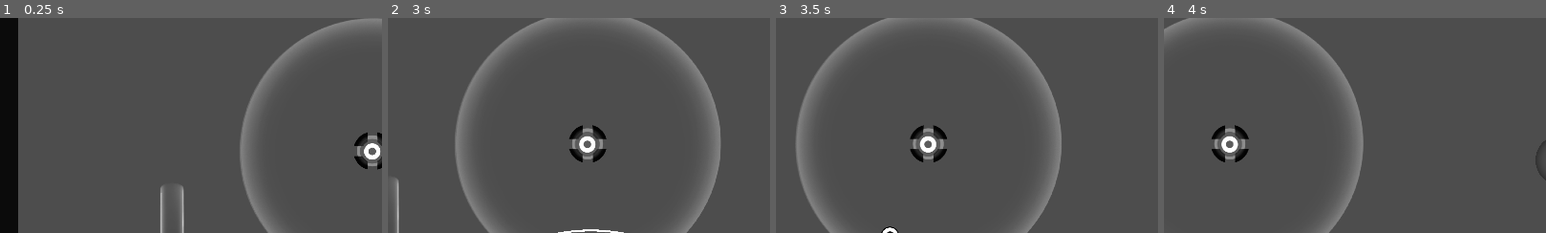
Above: before the commit, frames 1-4 (left to right).
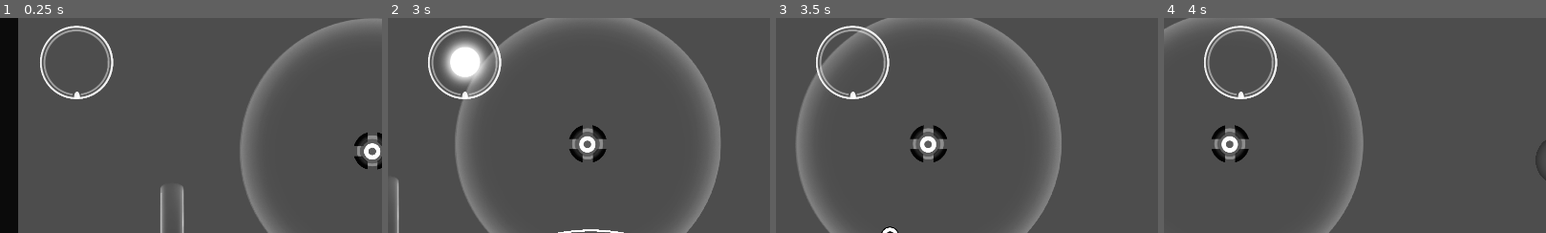
Above: after the commit, the same moments.

Repository: Lukko-Digital/upwell
Game: Godot game, scene res://src/levels/sandbox.tscn
Same seed, same stepped clock (60 frames per second), same inputs: the game is played once before the commit and once after it.
Inputs (mouse positions are % of the whole screen's width and height, from its top left):
- Up to frame 1 (0.25 s): no input
- Up to frame 2 (3 s): move the mouse to (72, 45) at 0.52 s; hold E (interact) 0.53-1.28 s; hold D (right) 0.53-2.03 s; click (72, 45) at 0.67 s; tap Space (jump) at 0.77, 1.52 s; move the mouse to (30, 55) at 1.27 s; tap Shift (orbit) at 1.35 s; move the mouse to (60, 28) at 2.02 s; press the mouse at (60, 28) at 2.03 s; hold A (left) 2.03-2.78 s; move the mouse to (45, 70) at 2.77 s; release the mouse at (45, 70) at 2.78 s; hold D (right) from 2.78 s (still down); tap E (interact) at 2.85 s; click (45, 70) at 2.92 s
- Up to frame 3 (3.5 s): keep holding D (right); tap Space (jump) at 3.02 s
- Up to frame 4 (4 s): keep holding D (right); move the mouse to (80, 65) at 3.52 s; hold Shift (orbit) from 3.53 s (still down); tap Space (jump) at 3.77 s
The pictures show only the part of the screen within x 0-50%, y 8-58%; the shares and areas given below are measured in that part.

The runs differ from the first frame. In frame 1, 1.3% of the frame differs, in the area x 10-30%, y 3-38%; in frame 2, 3.4%; in frame 3, 1.3%; in frame 4, 1.3%.

Commit message:
show owned clickers

Diff:
--- /dev/null
+++ b/src/player/clicker_ui.gd
@@ -0,0 +1,17 @@
+extends CanvasLayer
+class_name ClickerUI
+
+@export var player: Player
+@export var clickers_sprite: AnimatedSprite2D
+
+func _process(_delta: float) -> void:
+	match player.clicker_inventory.size():
+		0:
+			clickers_sprite.hide()
+		1:
+			clickers_sprite.show()
+			clickers_sprite.play("1")
+		2:
+			clickers_sprite.play("2")
+		3:
+			clickers_sprite.play("3")
--- /dev/null
+++ b/src/player/clicker_ui.tscn
@@ -0,0 +1,51 @@
+[gd_scene load_steps=7 format=3 uid="uid://b3xmpb6et0p0g"]
+
+[ext_resource type="Script" path="res://src/player/clicker_ui.gd" id="1_bax8t"]
+[ext_resource type="Texture2D" uid="uid://ccc201315ps2p" path="res://assets/mvp3_assets/reactor_base_two.png" id="2_bwvy2"]
+[ext_resource type="Texture2D" uid="uid://dcth1nh1t8nc4" path="res://assets/mvp3_assets/reactor_content_three.png" id="3_u1cnc"]
+[ext_resource type="Texture2D" uid="uid://dv68v7o8ukdhg" path="res://assets/mvp3_assets/reactor_content_one.png" id="3_uhghd"]
+[ext_resource type="Texture2D" uid="uid://bykhr4w3cgete" path="res://assets/mvp3_assets/reactor_content_two.png" id="4_q1f7n"]
+
+[sub_resource type="SpriteFrames" id="SpriteFrames_uprhc"]
+animations = [{
+"frames": [{
+"duration": 1.0,
+"texture": ExtResource("3_uhghd")
+}],
+"loop": true,
+"name": &"1",
+"speed": 5.0
+}, {
+"frames": [{
+"duration": 1.0,
+"texture": ExtResource("4_q1f7n")
+}],
+"loop": true,
+"name": &"2",
+"speed": 5.0
+}, {
+"frames": [{
+"duration": 1.0,
+"texture": ExtResource("3_u1cnc")
+}],
+"loop": true,
+"name": &"3",
+"speed": 5.0
+}]
+
+[node name="ClickerUi" type="CanvasLayer" node_paths=PackedStringArray("clickers_sprite")]
+script = ExtResource("1_bax8t")
+clickers_sprite = NodePath("TextureRect/ClickersSprite")
+
+[node name="TextureRect" type="TextureRect" parent="."]
+offset_left = 100.0
+offset_top = 101.0
+offset_right = 716.0
+offset_bottom = 717.0
+scale = Vector2(0.3, 0.3)
+texture = ExtResource("2_bwvy2")
+
+[node name="ClickersSprite" type="AnimatedSprite2D" parent="TextureRect"]
+position = Vector2(320, 294)
+sprite_frames = SubResource("SpriteFrames_uprhc")
+animation = &"2"
--- a/src/player/player.tscn
+++ b/src/player/player.tscn
@@ -1,10 +1,11 @@
-[gd_scene load_steps=7 format=3 uid="uid://tfy83b2uc6hh"]
+[gd_scene load_steps=8 format=3 uid="uid://tfy83b2uc6hh"]
 
 [ext_resource type="Script" path="res://src/player/player.gd" id="1_lbj7m"]
 [ext_resource type="PackedScene" uid="uid://br8qm13yce4pr" path="res://src/dialogue/dialogue_ui.tscn" id="2_cft6f"]
 [ext_resource type="Texture2D" uid="uid://dw7s1u2h3q230" path="res://assets/mvp2_assets/player.png" id="3_u0vu5"]
 [ext_resource type="PackedScene" uid="uid://d1ev75jm17q8w" path="res://src/clicker/clicker_sprite.tscn" id="4_wfmfs"]
 [ext_resource type="Script" path="res://src/abstract_base_classes/gravitized_component.gd" id="4_wg5r1"]
+[ext_resource type="PackedScene" uid="uid://b3xmpb6et0p0g" path="res://src/player/clicker_ui.tscn" id="6_j7ju8"]
 
 [sub_resource type="CapsuleShape2D" id="CapsuleShape2D_erpsl"]
 radius = 68.2904
@@ -95,6 +96,9 @@
 theme_override_font_sizes/font_size = 60
 text = "your map has been updated"
 
+[node name="ClickerUi" parent="." node_paths=PackedStringArray("player") instance=ExtResource("6_j7ju8")]
+player = NodePath("..")
+
 [node name="ThrowArc" type="Line2D" parent="."]
 
 [connection signal="dialogue_finished" from="DialogueUi" to="." method="_on_dialogue_ui_dialogue_finished"]
